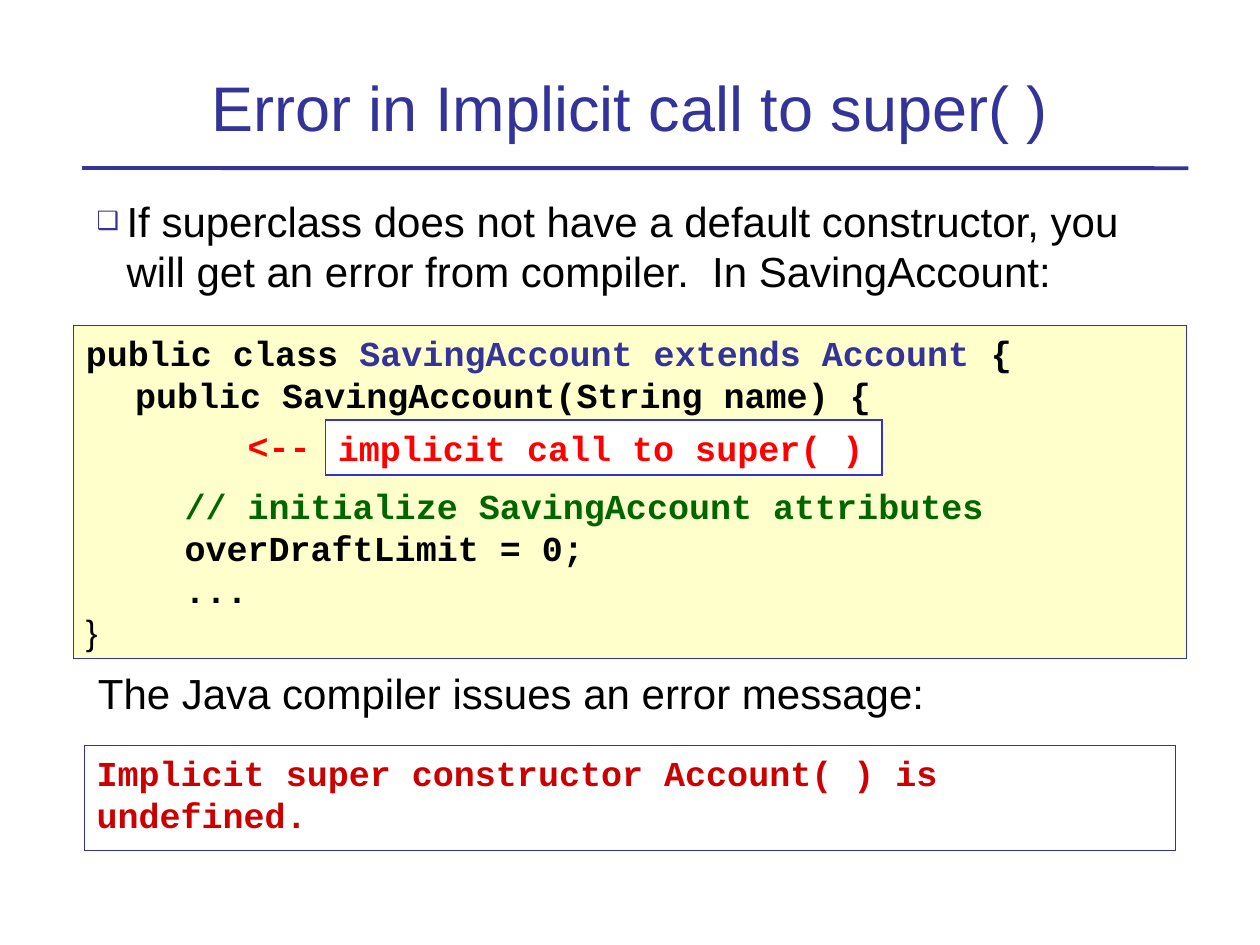
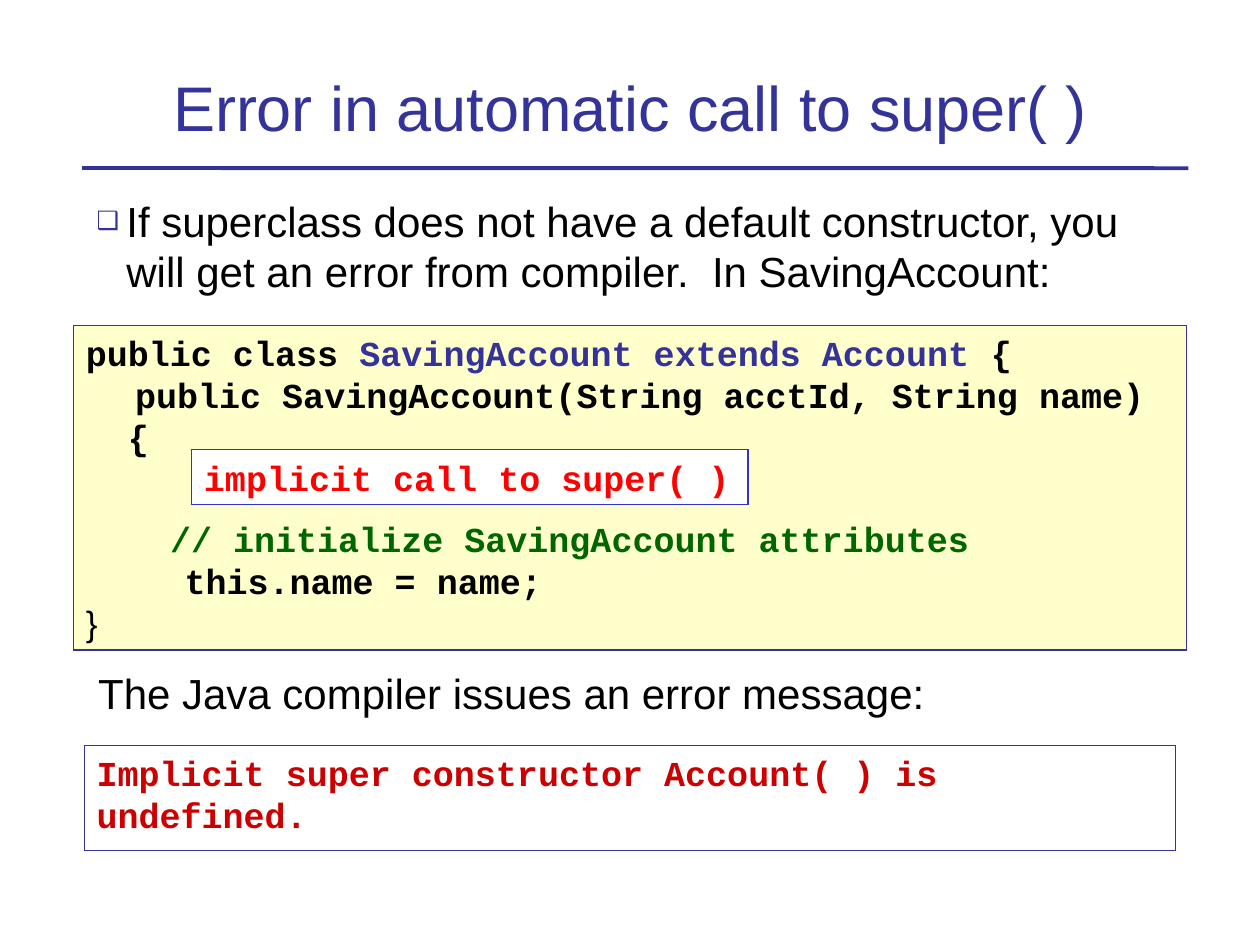
Before and after one commit to skeoop/skeoop.github.io, a slide deck: slide 19 of week4/Inheritance-1-Basics.ppt (slide 18 before the commit). Drawn at 1260x945 pixels with LibreOffice and Linux fonts; fonts in the diff are those of the drawing. Boxes give left, top, right and bottom in pixels: in the first picture for what was removed or moved away, otherwise in the second. Text is boxed around its words. In the diff, an @@ line names an element or a change of style, - is before the commit and + after.

```diff
--- a/week4/Inheritance-1-Basics.ppt
+++ b/week4/Inheritance-1-Basics.ppt
@@ title at (173,85,1048,143): text changed @@
-Error in Implicit call to super( )
+Error in automatic call to super( )
@@ rectangle "public class SavingAccount extends Account ...": place and size @@
-rectangle "public class SavingAccount extends Account ..." at (73,325,1186,659)
+rectangle "public class SavingAccount extends Account ..." at (73,325,1186,650)
@@ text in rectangle at (135,384,1144,416): text changed @@
-public SavingAccount(String name) {
-<--
+public SavingAccount(String acctId, String name)
+{
@@ rectangle "implicit call to super( )": place and size @@
-rectangle "implicit call to super( )" at (325,420,882,475)
+rectangle "implicit call to super( )" at (192,450,748,505)
@@ text in rectangle at (233,527,969,560): less space between paragraphs @@
@@ text in rectangle at (185,569,542,601): text changed @@
-overDraftLimit = 0;
-...
+this.name = name;
```
Also in this commit, not shown: 9 other slides changed, 1 slide added.
